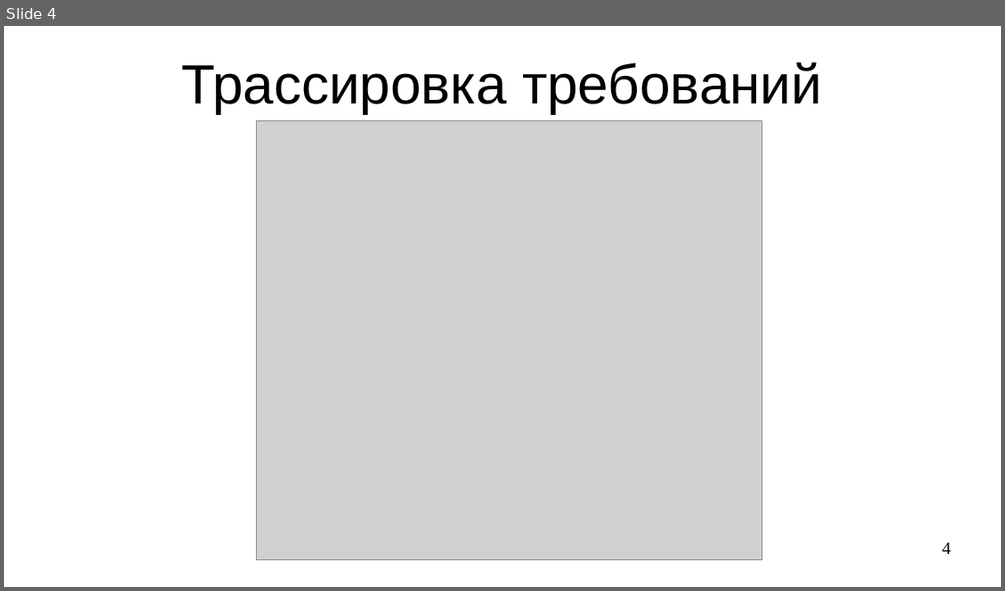
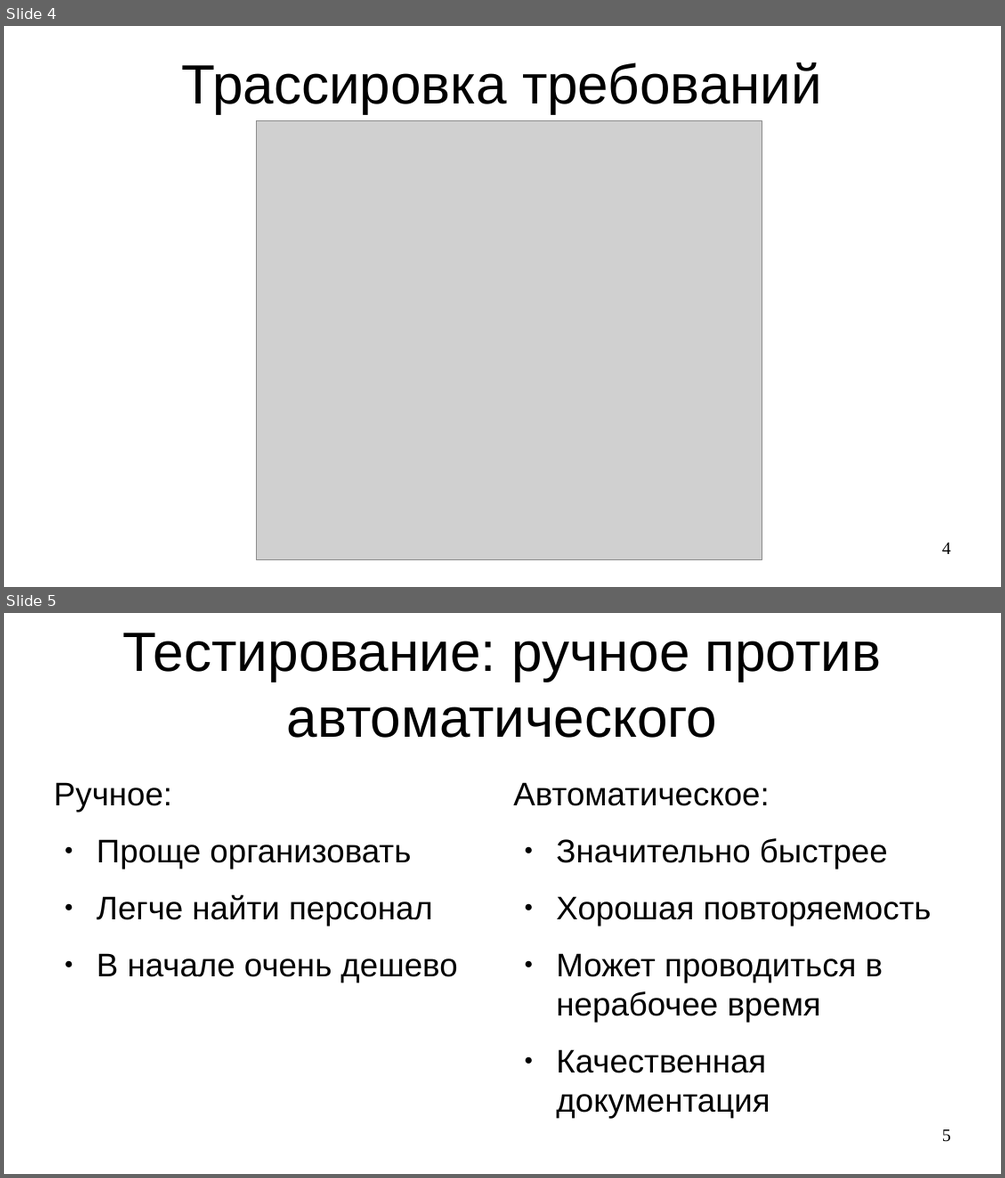
Before and after one commit to steelcraft/stud-lab, a slide deck: Лекции/CAUTTDD01#L2.odp. Shown one above the other, each under a label of ours: slide 4 before the commit, slides 4 and 5 after it. The pictures are 1005x591 and 1005x1178 pixels, drawn with LibreOffice and Linux fonts; fonts in the diff are those of the drawing; grey boxes stand for pictures. Boxes give left, top, right and bottom in pixels: in the first picture for what was removed or moved away, otherwise in the second. Text is boxed around its words. In the diff, an @@ line names an element or a change of style, - is before the commit and + after.

```diff
--- a/Лекции/CAUTTDD01#L2.odp
+++ b/Лекции/CAUTTDD01#L2.odp
@@ slide 5 added at bbox=[4, 613, 1001, 1174], background #FFFFFF @@
@@ title added at bbox=[122, 633, 881, 738], 44 pt, text #000000 @@
+Тестирование: ручное против автоматического
@@ text added at bbox=[54, 782, 457, 982], 26 pt, text #000000 @@
+Ручное:
+● Проще организовать
+● Легче найти персонал
+● В начале очень дешево
@@ text added at bbox=[513, 782, 931, 1118], 26 pt, text #000000 @@
+Автоматическое:
+● Значительно быстрее
+● Хорошая повторяемость
+● Может проводиться в нерабочее время
+● Качественная документация
@@ page number added at bbox=[942, 1129, 951, 1142], 14 pt, text #000000 @@
+5
```
Also in this commit, not shown: 1 other slide added.
